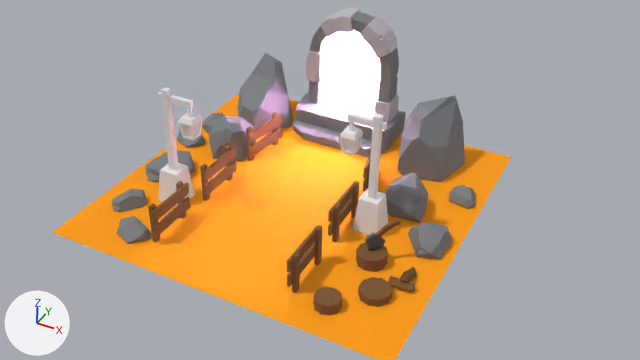
Two versions of the Blender file 49-portal-scene/portal-starter.blend, one commit apart.
The view is the same before and after, from the file's camera 'Camera'. The lights are fixed; the arrows at lower left show +X, +Y and +Z.
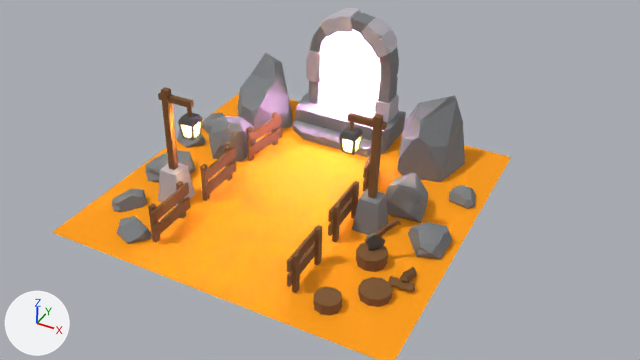
Where the change shows, as pixel boxes (x1, y1, x2, y2) in the pictures (640 x 360 px):
'Cube.008', recoloured
    both: (352, 189, 388, 235)
'Cube.009', recoloured (grey to brown)
    both: (348, 113, 387, 199)
'Cube.007', recoloured (grey to brown)
    both: (158, 87, 194, 170)
'Cube.006', recoloured
    both: (158, 163, 195, 206)
'Cube.012', recoloured (white to grey)
    both: (178, 113, 203, 141)
'Cube.010', recoloured (white to grey)
    both: (340, 125, 363, 155)
'Cube.013', recoloured
    both: (182, 123, 199, 137)
'Cube.011', recoloured
    both: (343, 139, 359, 152)

Diff of the bpy script that builds the scene:
```diff
--- a/49-portal-scene/portal-starter.blend.py
+++ b/49-portal-scene/portal-starter.blend.py
@@ mat_lamp @@
+mat_lamp = emission_material('lamp')
+mat_lamp.base_color = (1.0, 0.638, 0.101)  # yellow #ffd159
+mat_lamp.strength = 80.0
@@ me_cube_002 @@
 me_cube_002.from_pydata(...)  # 8 vertices, 5 faces; spans x 0.85..1.156, y 0.005..0.415, z 0.081..0.387
+me_cube_002.materials.append(mat_rock_001)  # grey #7c7f81
@@ me_cube_009 @@
 me_cube_009.from_pydata(...)  # 24 vertices, 15 faces; spans x 0.675..1.09, y 0.42..1.407, z 0.195..0.272
+me_cube_009.materials.append(mat_wood)  # brown #7b542f
@@ me_cube_010 @@
 me_cube_010.from_pydata(...)  # 52 vertices, 45 faces; spans x 0.623..0.807, y 0.913..1.162, z 0.138..0.329
+me_cube_010.materials.append(mat_metal)  # dark grey #4e4e4e
@@ me_cube_007 @@
 me_cube_007.from_pydata(...)  # 8 vertices, 5 faces; spans x 0.85..1.156, y 0.005..0.415, z 0.081..0.387
+me_cube_007.materials.append(mat_rock)  # grey #bbb6bd
@@ me_cube_020 @@
 me_cube_020.from_pydata(...)  # 24 vertices, 15 faces; spans x 0.675..1.09, y 0.42..1.407, z 0.195..0.272
+me_cube_020.materials.append(mat_wood)  # brown #7b542f
@@ me_cube_021 @@
 me_cube_021.from_pydata(...)  # 52 vertices, 45 faces; spans x 0.623..0.807, y 0.913..1.162, z 0.138..0.329
+me_cube_021.materials.append(mat_metal)  # dark grey #4e4e4e
@@ me_cube_011 @@
 me_cube_011.from_pydata(...)  # 20 vertices, 5 faces; spans x 0.645..0.784, y 0.933..1.09, z 0.161..0.307
+me_cube_011.materials.append(mat_lamp)  # yellow #ffd159
@@ me_cube_022 @@
 me_cube_022.from_pydata(...)  # 20 vertices, 5 faces; spans x 0.645..0.784, y 0.933..1.09, z 0.161..0.307
+me_cube_022.materials.append(mat_lamp)  # yellow #ffd159
```
